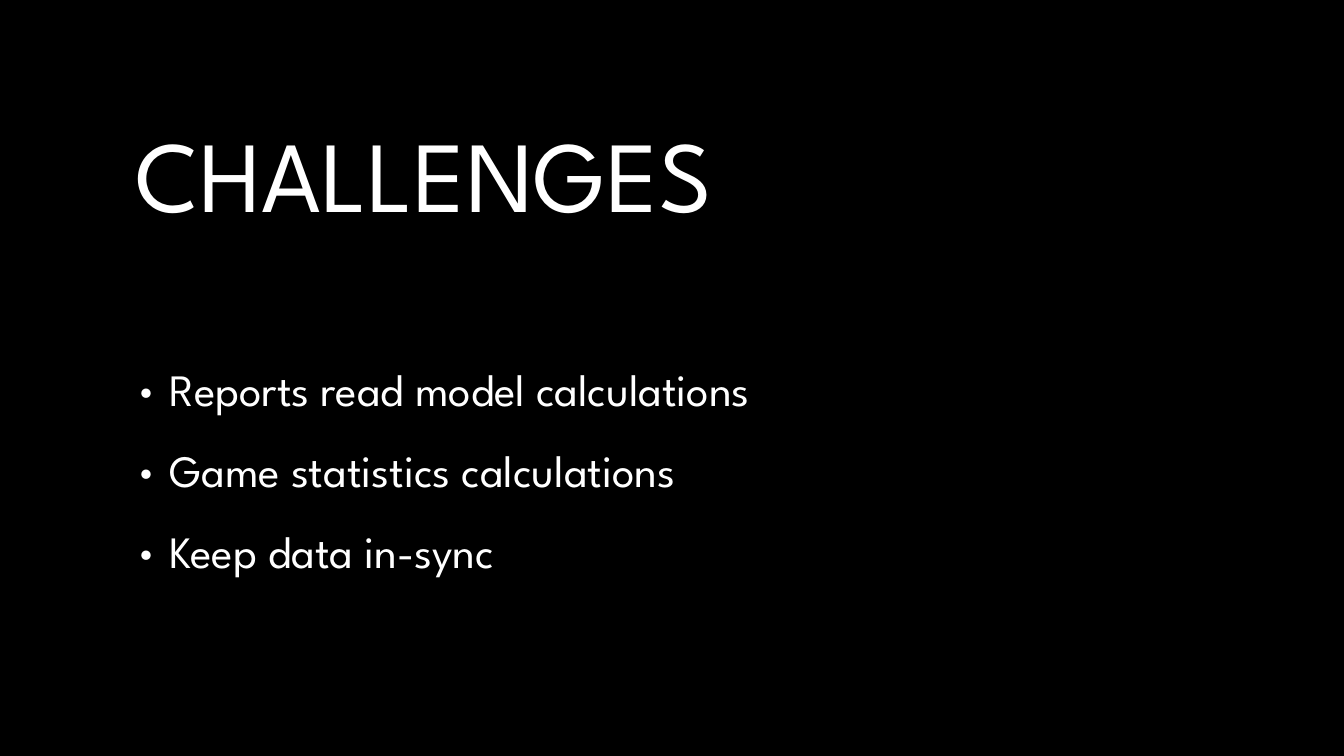
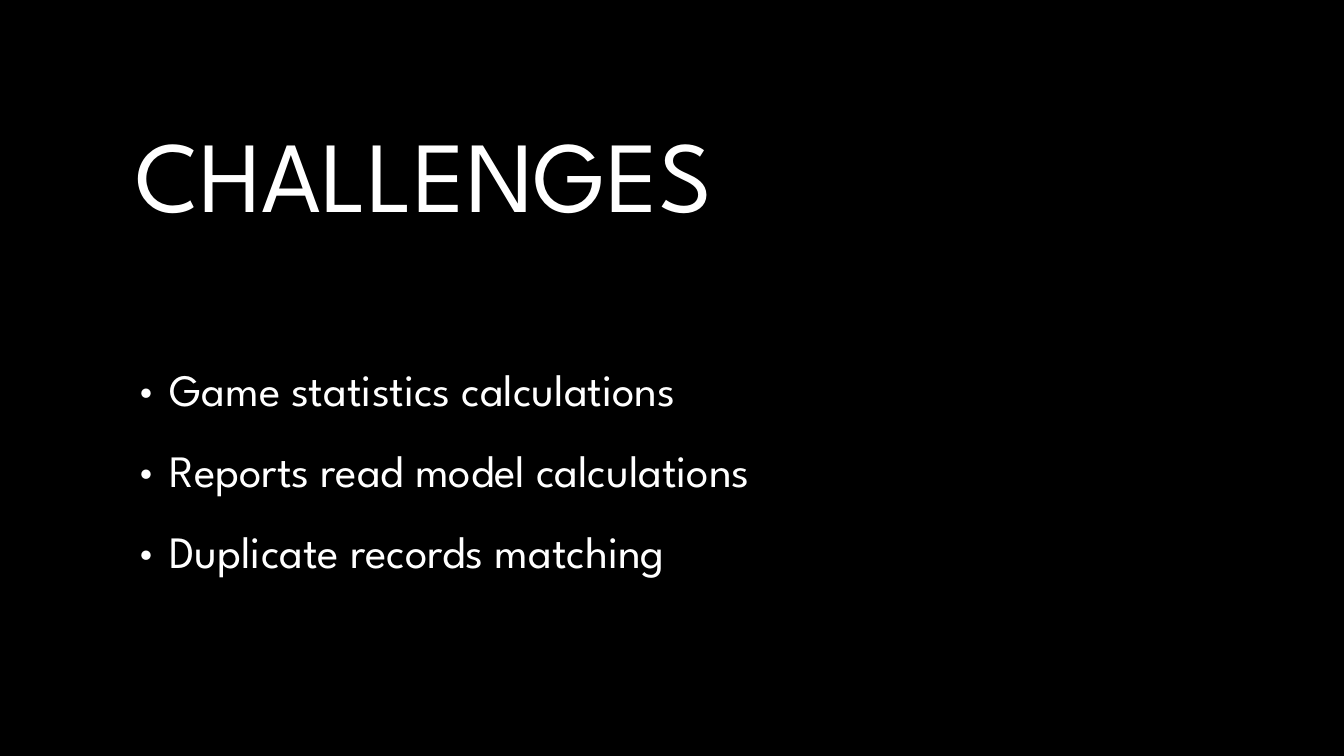
Before and after one commit to andrii-litvinov/event-driven-mongodb, a slide deck: slide 3 of t18-event-mongodb.pptx. Drawn at 1344x756 pixels with LibreOffice and Linux fonts; fonts in the diff are those of the drawing; background and template pictures are left out. Boxes give left, top, right and bottom in pixels: in the first picture for what was removed or moved away, otherwise in the second. Text is boxed around its words. In the diff, an @@ line names an element or a change of style, - is before the commit and + after.

```diff
--- a/t18-event-mongodb.pptx
+++ b/t18-event-mongodb.pptx
@@ text "• Game statistics calculations": place and size @@
-text "• Game statistics calculations" at [170,456,676,488]
+text "• Game statistics calculations" at [170,375,676,407]
@@ text "• Reports read model calculations": place and size @@
-text "• Reports read model calculations" at [170,375,750,416]
+text "• Reports read model calculations" at [170,456,750,497]
@@ text at [170,537,665,578]: text changed @@
-• Keep data in-sync
+• Duplicate records matching
```
Also in this commit, not shown: 6 other slides changed, 1 slide added.
